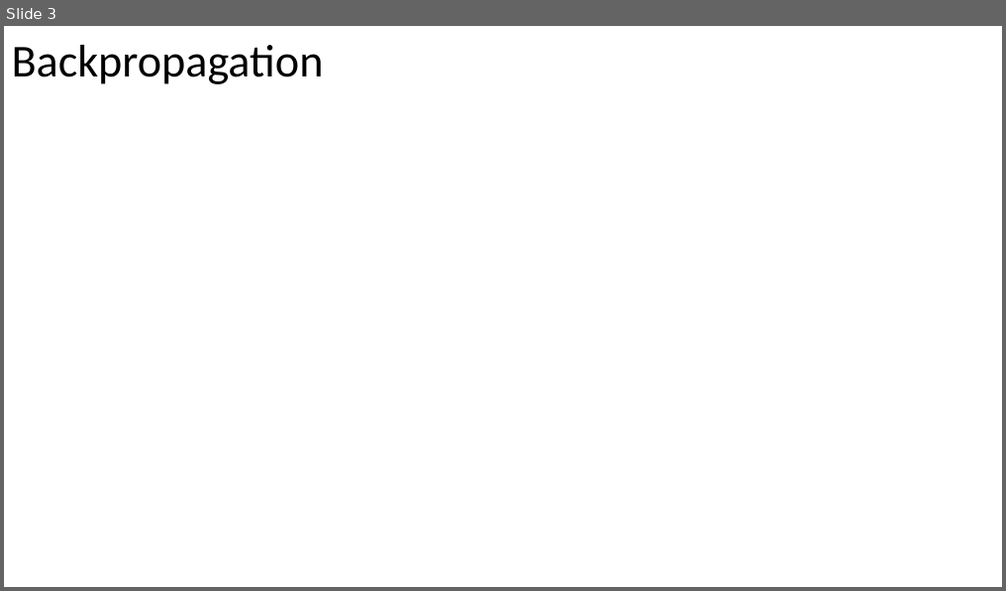
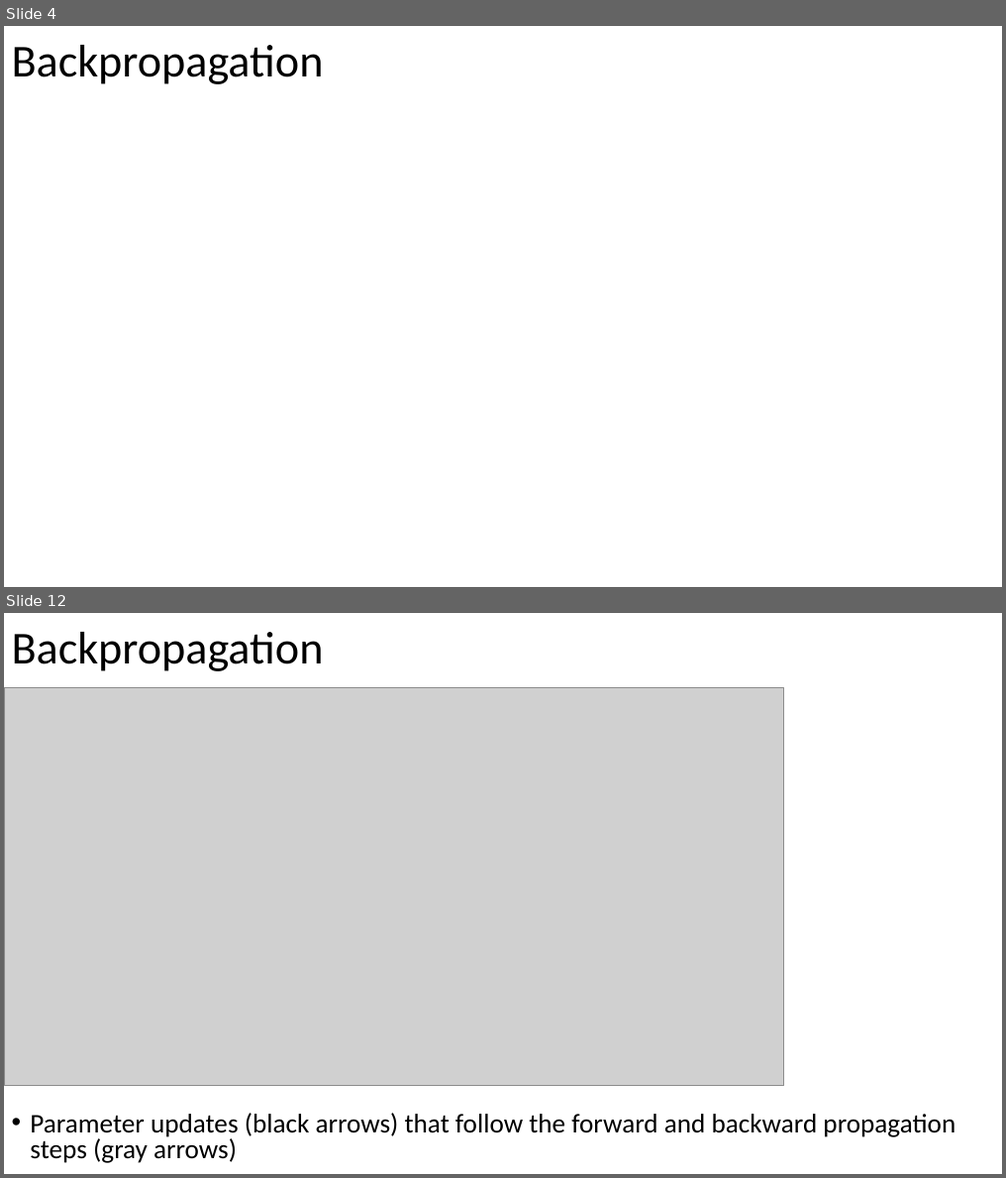
Before and after one commit to russellu/cs405, a slide deck: Lecture_21.pptx. Shown one above the other, each under a label of ours: slide 3 before the commit, slides 4 and 12 after it; the slides between them are not shown. The pictures are 1006x591 and 1006x1178 pixels, drawn with LibreOffice and Linux fonts; fonts in the diff are those of the drawing; grey boxes stand for pictures; background and template pictures are left out. Boxes give left, top, right and bottom in pixels: in the first picture for what was removed or moved away, otherwise in the second. Text is boxed around its words. In the diff, an @@ line names an element or a change of style, - is before the commit and + after.

```diff
--- a/Lecture_21.pptx
+++ b/Lecture_21.pptx
@@ slide 12 added at (4, 613, 1002, 1174), background #FFFFFF @@
@@ title added at (12, 632, 324, 671), 44 pt, text #000000 @@
+Backpropagation
@@ picture added at (4, 688, 784, 1086) @@
@@ text added at (30, 1113, 955, 1163), 25.9 pt, text #000000 @@
+• Parameter updates (black arrows) that follow the forward and backward propagation steps (gray arrows)
@@ what was slide 3 is now slide 4 @@
```
Also in this commit, not shown: 9 other slides added, 6 slides removed.
